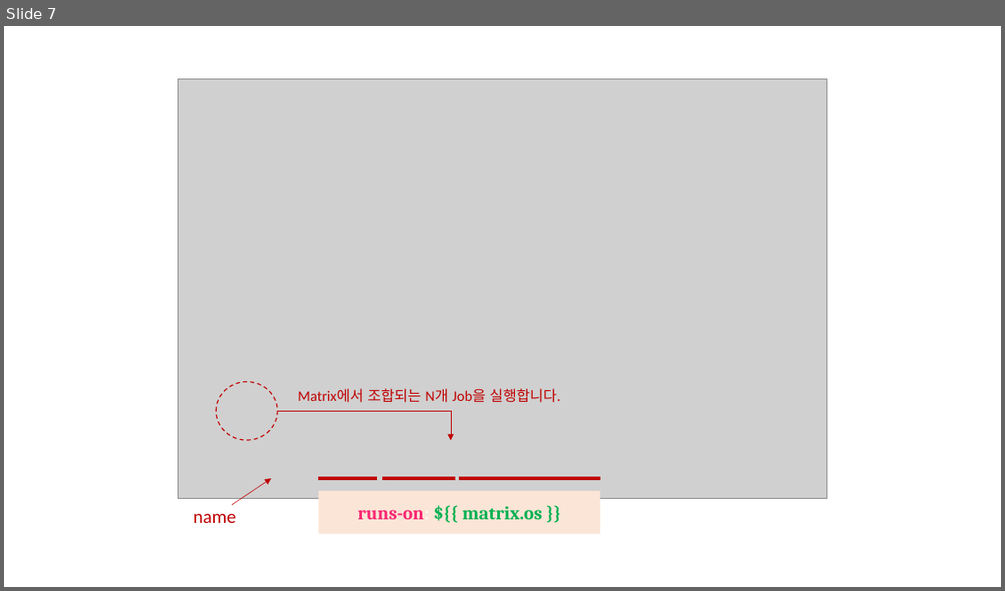
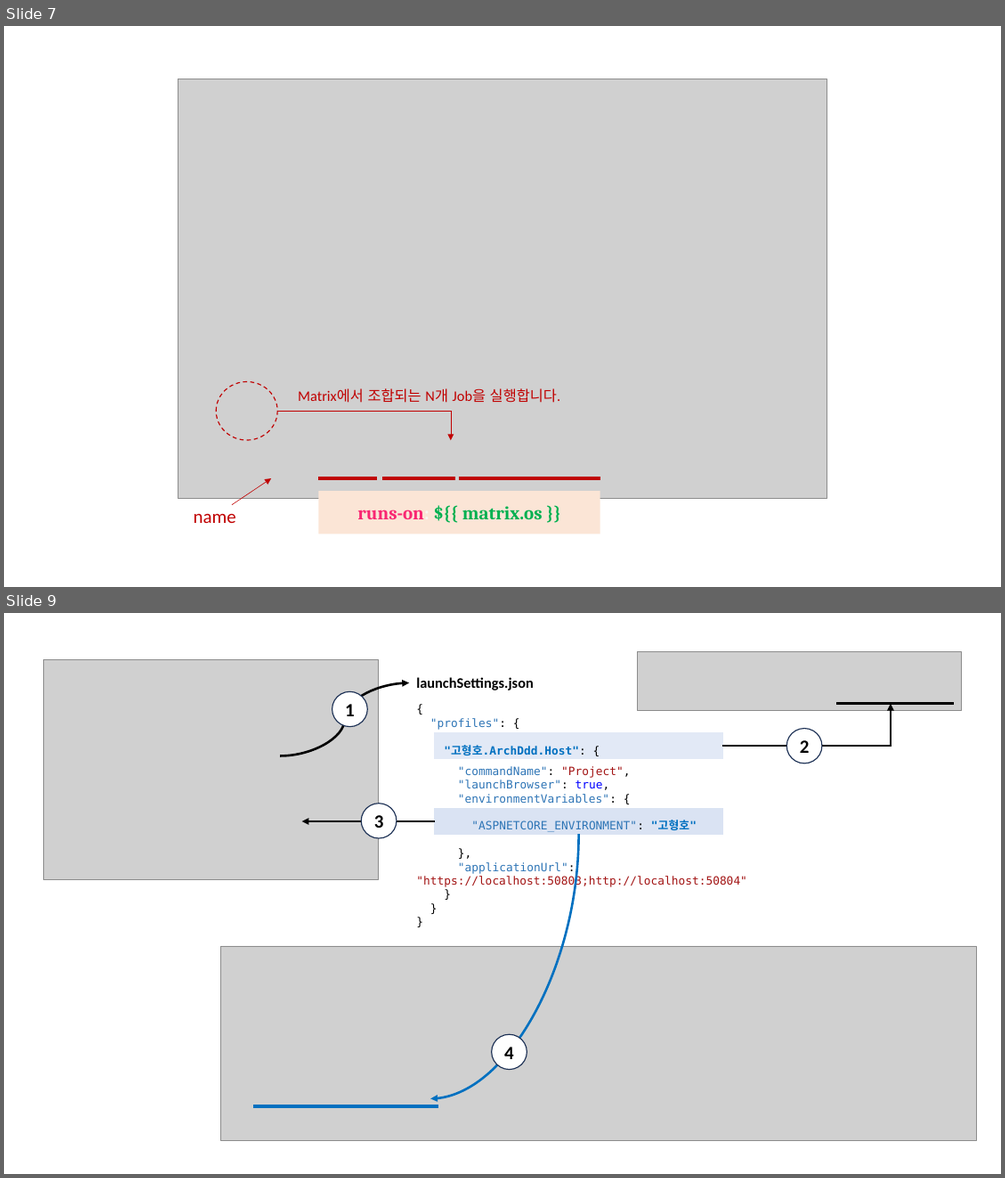
Before and after one commit to hhko/ArchDdd, a slide deck: README.pptx. Shown one above the other, each under a label of ours: slide 7 before the commit, slides 7 and 9 after it; the slides between them are not shown. The pictures are 1005x591 and 1005x1178 pixels, drawn with LibreOffice and Linux fonts; fonts in the diff are those of the drawing; grey boxes stand for pictures. Boxes give left, top, right and bottom in pixels: in the first picture for what was removed or moved away, otherwise in the second. Text is boxed around its words. In the diff, an @@ line names an element or a change of style, - is before the commit and + after.

```diff
--- a/README.pptx
+++ b/README.pptx
@@ slide 9 added at <box>4,613,1001,1174</box>, background #FFFFFF @@
@@ picture added at <box>44,659,380,879</box> @@
@@ picture added at <box>638,652,962,710</box> @@
@@ curved arrow added from (280, 755) to (409, 683), #000000 2.25 pt @@
@@ ellipse added at <box>332,691,367,727</box>, fill #FFFFFF, outline #1E3256 1 pt, 18 pt, text #000000, bold @@
+1
@@ text added at <box>416,677,533,690</box>, 14 pt, text #000000, bold @@
+launchSettings.json
@@ text added at <box>416,718,747,888</box>, 11 pt, text #2E75B6 @@
+{
+"profiles": {
+"고형호.ArchDdd.Host": {
+"commandName": "Project",
+"launchBrowser": true,
+"environmentVariables": {
+"ASPNETCORE_ENVIRONMENT": "고형호"
+},
+"applicationUrl": "https://localhost:50803;http://localhost:50804"
+}
+}
+}
@@ elbow arrow added from (722, 747) to (890, 704), #000000 2.25 pt @@
@@ line added from (836, 704) to (954, 704), #000000 3 pt @@
@@ rectangle added at <box>435,733,722,759</box>, fill #E2E9F6, outline #E2E9F6 1 pt @@
@@ ellipse added at <box>787,728,822,763</box>, fill #FFFFFF, outline #1E3256 1 pt, 18 pt, text #000000, bold @@
+2
@@ arrow added from (435, 821) to (301, 821), #000000 2.25 pt @@
@@ ellipse added at <box>362,803,396,838</box>, fill #FFFFFF, outline #1E3256 1 pt, 18 pt, text #000000, bold @@
+3
@@ rectangle added at <box>435,809,722,835</box>, fill #DAE3F3, outline #DAE3F3 1 pt @@
@@ curved arrow added from (579, 835) to (430, 1098), #0070C0 2.25 pt @@
@@ picture added at <box>221,946,976,1140</box> @@
@@ ellipse added at <box>492,1034,526,1070</box>, fill #FFFFFF, outline #1E3256 1 pt, 18 pt, text #000000, bold @@
+4
@@ line added from (253, 1106) to (438, 1106), #0070C0 3 pt @@
```
Also in this commit, not shown: 1 other slide added, 28 other files.
